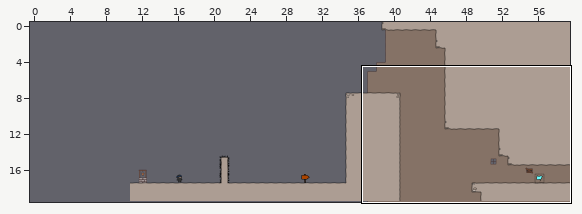
An edit to a level. Tiled map, raw/levelconverter/maps/l06.tmx. The picture above shows the old version from afar; the outline marks the close-up.
Close-up. Before the edit:
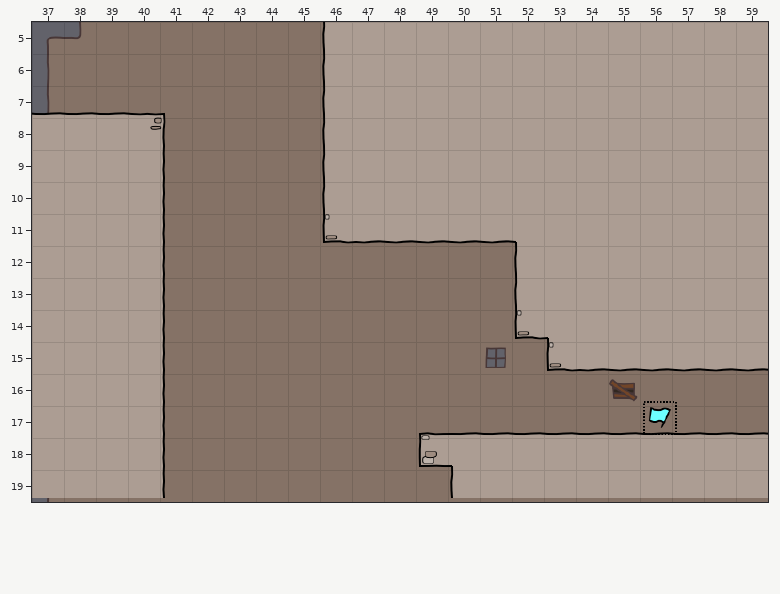
Cells are 40x40 px. Shown: x 37..59, y 5..19. The commit also changed other parts of the map, which this record leaves out. The old version is drawn lined up with the new one.
Now the later version:
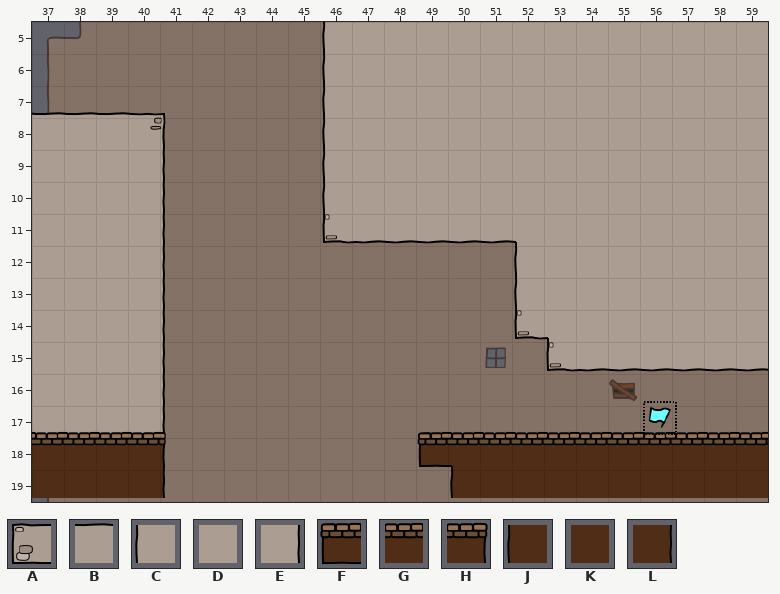
Key: from "world1": A 24, B 33, C 40, D 41, E 42, F 60, G 69, H 70, J 76, K 77, L 78.
_ is an empty cell, . an unchanged one.
What changed:
map size 49x20 -> 60x20 cells (old content now starts at 11,0; both pictures use the new coordinates)
--- layer "walls"
@@ x 37..59 @@
-18 DDDE........ABBBBBBBBBB
-19 DDDE.........CDDDDDDDDD
+18 GGGH........FGGGGGGGGGG
+19 KKKL.........JKKKKKKKKK
Where, in picture pixels (left, top, right, bottom), the same in both close-ups:
changed: (32, 431, 166, 498)
changed: (417, 432, 768, 498)
